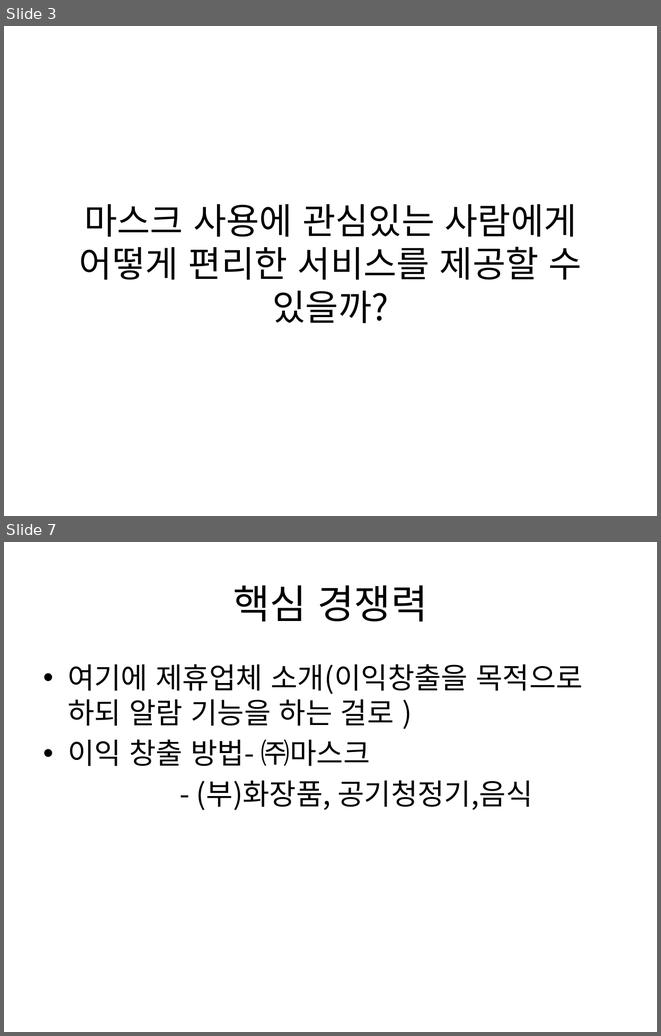
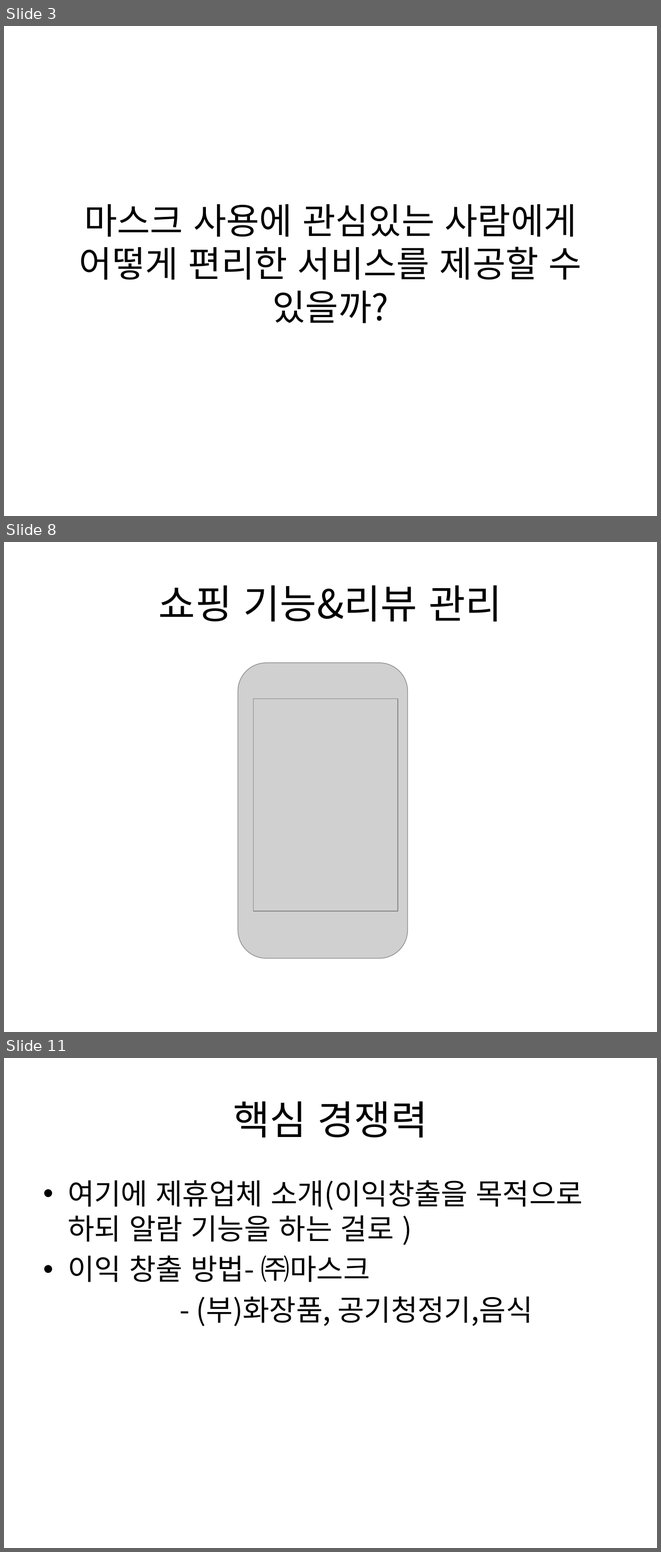
Before and after one commit to pasongsj/ideatone, a slide deck: ideatoneppt.pptx. Shown one above the other, each under a label of ours: slides 3 and 7 before the commit, slides 3, 8 and 11 after it; the slides between them are not shown. The pictures are 661x1036 and 661x1552 pixels, drawn with LibreOffice and Linux fonts; fonts in the diff are those of the drawing; grey boxes stand for pictures. Boxes give left, top, right and bottom in pixels: in the first picture for what was removed or moved away, otherwise in the second. Text is boxed around its words. In the diff, an @@ line names an element or a change of style, - is before the commit and + after.

Commit message:
기능 피피티 작성

```diff
--- a/ideatoneppt.pptx
+++ b/ideatoneppt.pptx
@@ slide 8 added at [4, 542, 657, 1032], background #FFFFFF @@
@@ title added at [159, 585, 502, 622], 44 pt, text #000000 @@
+쇼핑 기능&리뷰 관리
@@ picture added at [238, 663, 407, 958] @@
@@ picture added at [254, 699, 398, 911] @@
@@ what was slide 7 is now slide 11 @@
```
Also in this commit, not shown: 6 other slides added, 3 slides removed, 1 other file.
